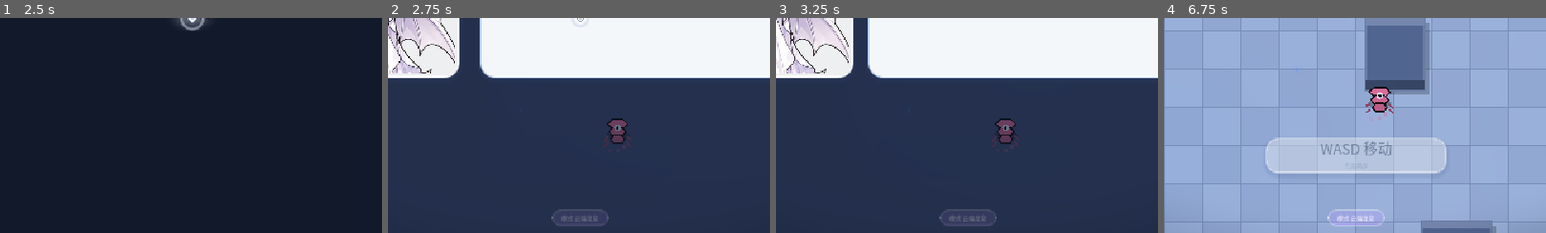
Above: before the commit, frames 1-4 (left to right).
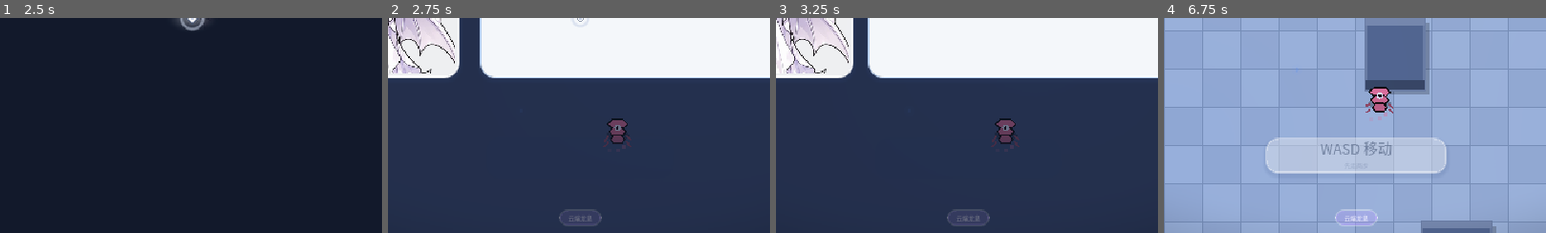
Above: after the commit, the same moments.

Repository: chenmoulaile/AI-Gungeon
Game: Godot game, scene res://scenes/main/main.tscn
The game is run twice, just before and just after one commit, with the same random seed, the same clock (stepped at 60 frames per second) and the same inputs.
Inputs (mouse positions are % of the whole screen's width and height, from its top left):
- Up to frame 1 (2.5 s): tap Enter (ui_accept) at 0.5, 0.77, 1.07 s; move the mouse to (72, 45) at 0.52 s; hold D (move_right) 0.53-1.25 s; hold Space (roll) 0.53-1.25 s; click (72, 45) at 0.67 s; drag from (50, 59) to (45, 70) at 1.27 s; move the mouse to (50, 50) at 2.02 s; hold D (move_right) from 2.03 s (still down); tap 2 (select_2) at 2.1 s; click (50, 50) at 2.17 s
- Up to frame 2 (2.75 s): keep holding D (move_right)
- Up to frame 3 (3.25 s): release D (move_right) at 2.75 s; drag from (50, 50) to (20, 35) at 2.77 s
- Up to frame 4 (6.75 s): move the mouse to (80, 65) at 3.52 s; press the mouse at (80, 65) at 3.53 s; hold A (move_left) 3.53-4.25 s; tap Enter (ui_accept) at 3.77, 4.07, 6.5 s; release the mouse at (80, 65) at 4.25 s; drag from (20, 35) to (35, 25) at 4.27 s; move the mouse to (55, 50) at 5.02 s; hold S (move_down) 5.03-5.75 s; tap R (switch_mode) at 5.1 s; click (55, 50) at 5.17 s; drag from (35, 25) to (30, 55) at 5.77 s; move the mouse to (72, 45) at 6.52 s; hold W (move_up) from 6.53 s (still down); tap C at 6.6 s
The pictures show only the part of the screen within x 25-75%, y 50-100%; the shares and areas given below are measured in that part.

Frame 1 is identical in both runs. In frame 2, 0.2% of the frame differs, in the area x 42-58%, y 88-97%; in frame 3, 0.2%; in frame 4, 0.3%.

Commit message:
polish: HUD 武器名文案

Diff:
--- a/scripts/ui/hud.gd
+++ b/scripts/ui/hud.gd
@@ -253,7 +253,7 @@
 	if p.char_id != "gpt" or p.weapon == null:
 		return
 	var w = p.weapon
-	var txt := "模式 %s" % w.mode_text()
+	var txt := String(w.mode_text())
 	var b: String = w.buff_text() if w.has_method("buff_text") else ""
 	if b != "":
 		txt += "  ·  " + b
Not shown, added: tests/excl_test.gd.uid
